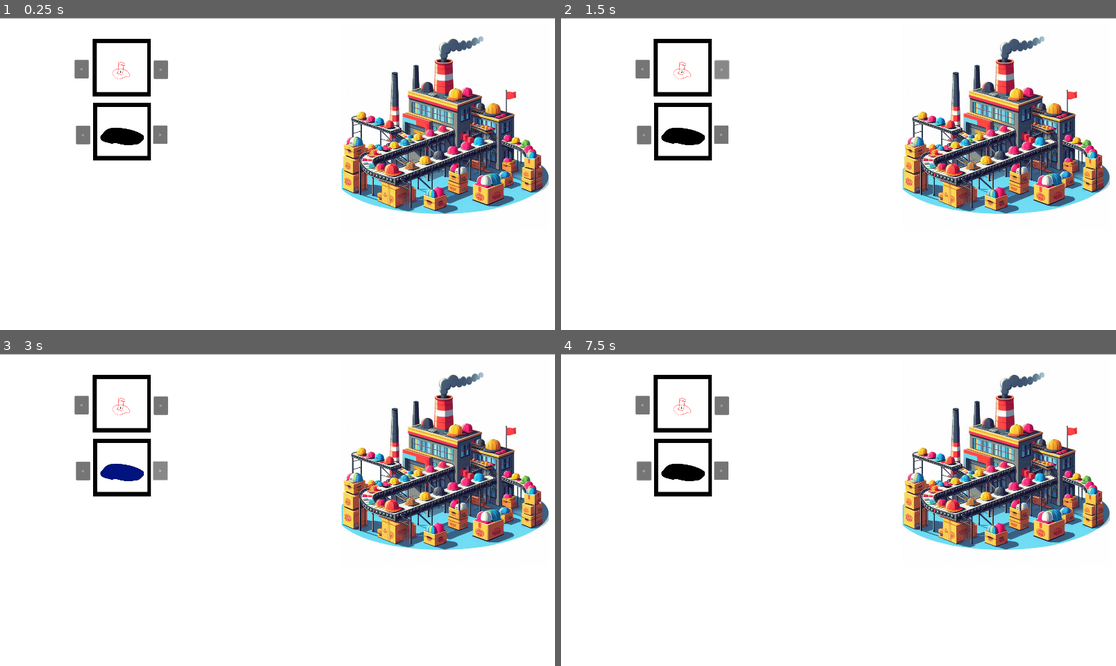
Above: before the commit, frames 1-4 (two rows, left to right).
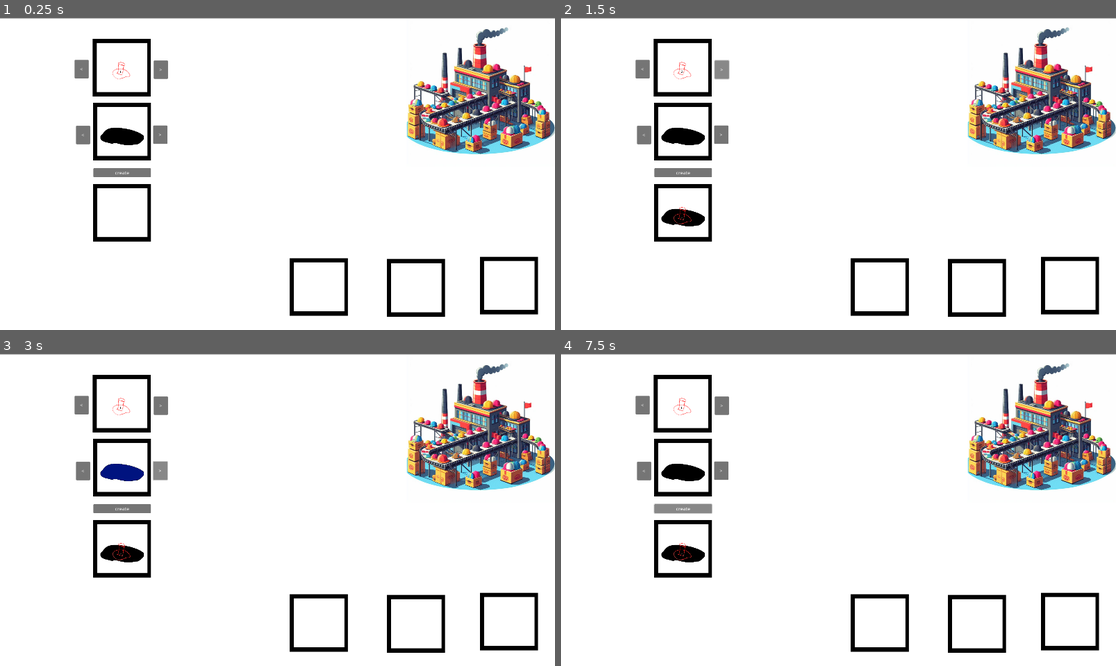
Above: after the commit, the same moments.

Repository: TheBlackDragon4/FrankenGameJam2023_MeowControl
Game: Godot game, scene res://scenes/hat_production.tscn
Two runs of this game, one before a commit and one after it. Both use one fixed random seed, a clock stepped at 60 frames per second and the inputs below.
Inputs (mouse positions are in pixels of both pictures, inside the frame that each line leads up to):
- Up to frame 1 (0.25 s): no input
- Up to frame 2 (1.5 s): click (683, 174) at 0.5 s, where only the run after the commit has a clickable "create"; click ">" at 1.25 s
- Up to frame 3 (3 s): click "<" at 2 s; click ">" at 2.75 s
- Up to frame 4 (7.5 s): click "<" at 3.5 s; click ">" at 4.25 s; click "<" at 5 s; click ">" at 5.75 s; click "<" at 6.5 s; click (683, 510) at 7.25 s, where only the run after the commit has a clickable "create"

The runs differ from the first frame. In frame 1, 17% of the frame differs, in the area x 16-100%, y 2-96%; in frame 2, 17%; in frame 3, 17%; in frame 4, 17%, in the area x 13-100%, y 2-96%.

Commit message:
create new hat
added the temporary hat creation

Diff:
--- a/scenes/hat_production.tscn
+++ b/scenes/hat_production.tscn
@@ -1,5 +1,6 @@
-[gd_scene load_steps=22 format=3 uid="uid://de421dxllg256"]
-
+[gd_scene load_steps=23 format=3 uid="uid://de421dxllg256"]
+
+[ext_resource type="Script" path="res://scenes/scripts/hat_production.gd" id="1_es8tx"]
 [ext_resource type="Texture2D" uid="uid://b31u837yfvlea" path="res://assets/background_white.png" id="1_n87me"]
 [ext_resource type="Texture2D" uid="uid://des43a6owud3" path="res://assets/background_hat_building.jpeg" id="2_qcqo5"]
 [ext_resource type="Script" path="res://scenes/scripts/hat_type_picker.gd" id="3_qfi3k"]
@@ -23,6 +24,7 @@
 [ext_resource type="Texture2D" uid="uid://230iglojqj7k" path="res://assets/hat_color/hat_white.png" id="20_76il1"]
 
 [node name="hat_production" type="Node2D"]
+script = ExtResource("1_es8tx")
 
 [node name="Camera2D" type="Camera2D" parent="."]
 position = Vector2(0, -1)
@@ -31,8 +33,8 @@
 texture = ExtResource("1_n87me")
 
 [node name="background_hat_factory" type="Sprite2D" parent="."]
-position = Vector2(580, -163)
-scale = Vector2(0.7, 0.7)
+position = Vector2(703, -284)
+scale = Vector2(0.5, 0.5)
 texture = ExtResource("2_qcqo5")
 
 [node name="hat_type_picker" type="Node2D" parent="."]
@@ -173,7 +175,66 @@
 scale = Vector2(0.5, 0.5)
 texture = ExtResource("20_76il1")
 
+[node name="new_hat" type="Node2D" parent="."]
+
+[node name="new_hat" type="Sprite2D" parent="new_hat"]
+position = Vector2(-538, 133)
+scale = Vector2(0.5, 0.5)
+texture = ExtResource("4_0iuka")
+
+[node name="new_hat_color" type="Sprite2D" parent="new_hat"]
+visible = false
+position = Vector2(-538, 133)
+scale = Vector2(0.5, 0.5)
+texture = ExtResource("13_e85kt")
+
+[node name="new_hat_type" type="Sprite2D" parent="new_hat"]
+visible = false
+position = Vector2(-538, 133)
+scale = Vector2(0.5, 0.5)
+texture = ExtResource("5_0x4wv")
+
+[node name="create_new_hat" type="Button" parent="new_hat"]
+offset_left = -637.0
+offset_top = -21.0
+offset_right = -438.0
+offset_bottom = 10.0
+text = "create"
+
+[node name="hat_storage" type="Node2D" parent="."]
+
+[node name="storage_space_1" type="Sprite2D" parent="hat_storage"]
+position = Vector2(143, 390)
+scale = Vector2(0.5, 0.5)
+texture = ExtResource("4_0iuka")
+
+[node name="storage_space_1_sprite" type="Sprite2D" parent="hat_storage"]
+visible = false
+position = Vector2(143, 390)
+scale = Vector2(0.5, 0.5)
+
+[node name="storage_space_2" type="Sprite2D" parent="hat_storage"]
+position = Vector2(479, 393)
+scale = Vector2(0.5, 0.5)
+texture = ExtResource("4_0iuka")
+
+[node name="storage_space_2_sprite" type="Sprite2D" parent="hat_storage"]
+visible = false
+position = Vector2(479, 393)
+scale = Vector2(0.5, 0.5)
+
+[node name="storage_space_3" type="Sprite2D" parent="hat_storage"]
+position = Vector2(801, 385)
+scale = Vector2(0.5, 0.5)
+texture = ExtResource("4_0iuka")
+
+[node name="storage_space_3_sprite" type="Sprite2D" parent="hat_storage"]
+visible = false
+position = Vector2(801, 385)
+scale = Vector2(0.5, 0.5)
+
 [connection signal="pressed" from="hat_type_picker/type_go_right" to="hat_type_picker" method="_on_type_go_right_pressed"]
 [connection signal="pressed" from="hat_type_picker/type_go_left" to="hat_type_picker" method="_on_type_go_left_pressed"]
 [connection signal="pressed" from="hat_color_picker/color_go_right" to="hat_color_picker" method="_on_color_go_right_pressed"]
 [connection signal="pressed" from="hat_color_picker/color_go_left" to="hat_color_picker" method="_on_color_go_left_pressed"]
+[connection signal="pressed" from="new_hat/create_new_hat" to="." method="_on_create_new_hat_pressed"]
--- /dev/null
+++ b/scenes/scripts/hat_production.gd
@@ -0,0 +1,53 @@
+extends Node2D
+
+
+
+
+
+# Called when the node enters the scene tree for the first time.
+func _ready():
+	pass # Replace with function body.
+
+
+# Called every frame. 'delta' is the elapsed time since the previous frame.
+func _process(delta):
+	pass
+
+
+func _on_create_new_hat_pressed():
+	if($hat_type_picker/hat_type_1.visible == true):
+		$new_hat/new_hat_type.texture = $hat_type_picker/hat_type_1.texture
+	if($hat_type_picker/hat_type_2.visible == true):
+		$new_hat/new_hat_type.texture = $hat_type_picker/hat_type_2.texture
+	if($hat_type_picker/hat_type_3.visible == true):
+		$new_hat/new_hat_type.texture = $hat_type_picker/hat_type_3.texture
+	if($hat_type_picker/hat_type_4.visible == true):
+		$new_hat/new_hat_type.texture = $hat_type_picker/hat_type_4.texture
+	if($hat_type_picker/hat_type_5.visible == true):
+		$new_hat/new_hat_type.texture = $hat_type_picker/hat_type_5.texture
+	if($hat_type_picker/hat_type_6.visible == true):
+		$new_hat/new_hat_type.texture = $hat_type_picker/hat_type_6.texture
+	if($hat_type_picker/hat_type_7.visible == true):
+		$new_hat/new_hat_type.texture = $hat_type_picker/hat_type_7.texture
+	if($hat_type_picker/hat_type_8.visible == true):
+		$new_hat/new_hat_type.texture = $hat_type_picker/hat_type_8.texture
+
+	if($hat_color_picker/hat_color_1.visible == true):
+		$new_hat/new_hat_color.texture = $hat_color_picker/hat_color_1.texture
+	if($hat_color_picker/hat_color_2.visible == true):
+		$new_hat/new_hat_color.texture = $hat_color_picker/hat_color_2.texture
+	if($hat_color_picker/hat_color_3.visible == true):
+		$new_hat/new_hat_color.texture = $hat_color_picker/hat_color_3.texture
+	if($hat_color_picker/hat_color_4.visible == true):
+		$new_hat/new_hat_color.texture = $hat_color_picker/hat_color_4.texture
+	if($hat_color_picker/hat_color_5.visible == true):
+		$new_hat/new_hat_color.texture = $hat_color_picker/hat_color_5.texture
+	if($hat_color_picker/hat_color_6.visible == true):
+		$new_hat/new_hat_color.texture = $hat_color_picker/hat_color_6.texture
+	if($hat_color_picker/hat_color_7.visible == true):
+		$new_hat/new_hat_color.texture = $hat_color_picker/hat_color_7.texture
+	if($hat_color_picker/hat_color_8.visible == true):
+		$new_hat/new_hat_color.texture = $hat_color_picker/hat_color_8.texture
+
+	$new_hat/new_hat_color.show()
+	$new_hat/new_hat_type.show()
